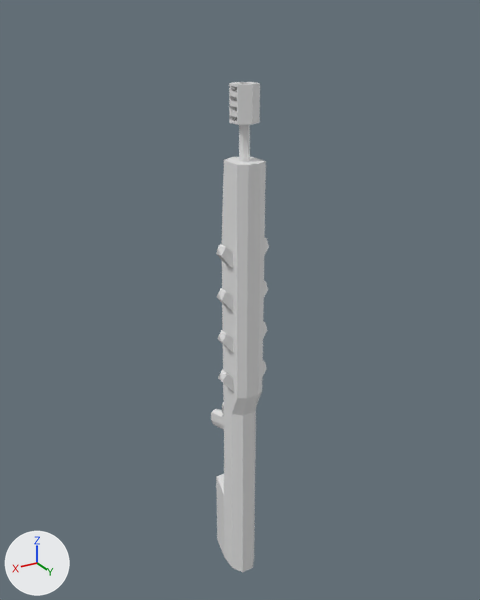
The FBX model Assets/Models/PlasmaCaster.fbx as it was, and as the next commit left it.
Rendered twice from a 50 mm lens placed at (1.18, 2.01, 2.22), pointed at (-0.05, -0.04, 1.2). Arrows for +X, +Y and +Z are at lower left; the lights stay in place. Where no turn or scale is listed for an object, it has been applied to the vertices.

In view in the first picture: 'Barrel', 'Body'.
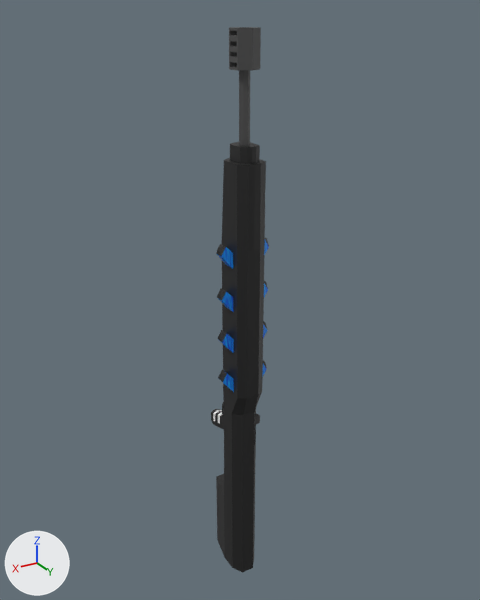
The newer file is also rescaled (x1.25), turned or shifted as a whole; pictures and numbers use the older file's frame.

Pixel boxes [x1, y1, x2, y2] of what changed, in the pictures (480 x 600 px):
'Body', reshaped (31% taller)
    before: [211, 157, 269, 572]
    after: [211, 27, 269, 572]
'Barrel', deleted
    before: [229, 82, 260, 162]
part 1 of me_cube, added (black)
    after: [229, 27, 261, 146]
part 2 of me_cube, added
    after: [255, 414, 260, 425]
part 3 of me_cube, built on
    before: [211, 157, 265, 447]
    after: [211, 142, 265, 447]
part 4 of me_cube, recoloured (grey to black)
    both: [216, 160, 269, 572]

What the commit changed:
Picture 'Plasmacaster.png' (img_plasmacaster_png) is new.
Material 'Plasmacaster' (mat_plasmacaster) is new.
Its texture is img_plasmacaster_png.
me_cube is used by ob_body; location (0.0, 0.0, 0.0).
me_cube had 310 vertices, 310 faces and spanned x -0.1..0.1, y -0.17..0.14, z -0.03..1.77.
me_cube now has 640 vertices, 636 faces and spans x -0.1..0.1, y -0.17..0.14, z -0.03..2.18.
me_cube part 1: a new loose piece of 202 vertices spanning x -0.04..0.04, y 0.02..0.12, z 0.16..2.18, in mat_plasmacaster (picture img_plasmacaster_png).
me_cube part 2: a new loose piece of 28 vertices spanning x -0.06..0.01, y 0.08..0.11, z 0.57..0.93, in mat_plasmacaster (picture img_plasmacaster_png).
Part 3, on me_cube:
1 vertex is removed from x 0.0, y 0.09, z 1.77.
17 faces are deleted.
101 vertices are added at x -0.05..0.04, y -0.15..0.12, z 0.57..1.82.
117 new faces join them.
me_cube part 4: 293 faces spanning x -0.1..0.1, y -0.17..0.14, z -0.03..1.77 switch from mat_material (white #e7e7e7) to mat_plasmacaster (picture img_plasmacaster_png).
Object 'Barrel' (ob_barrel) is deleted.
